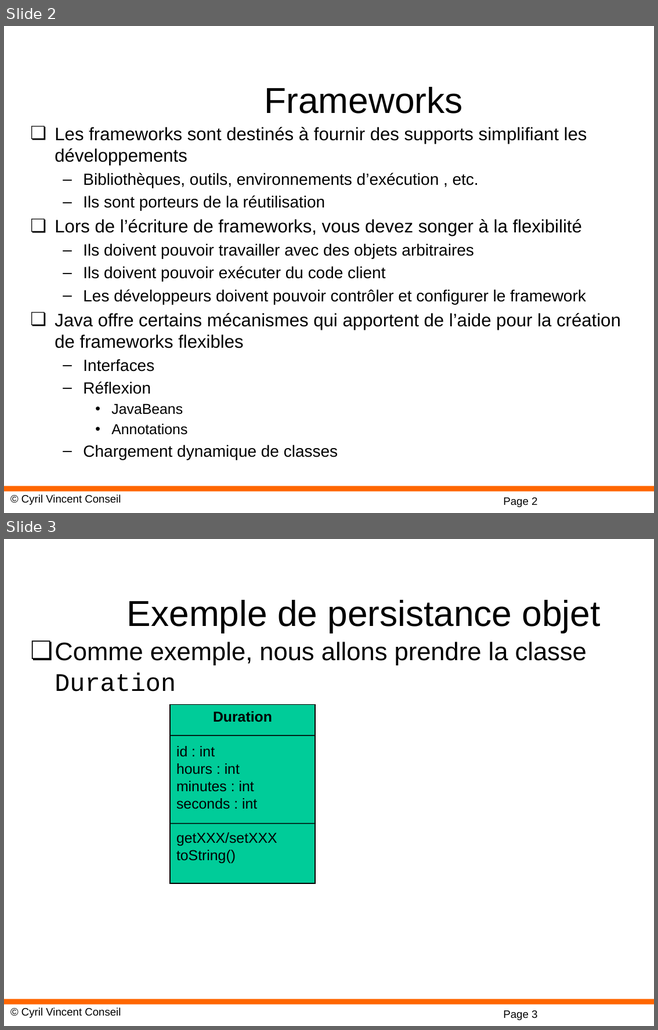
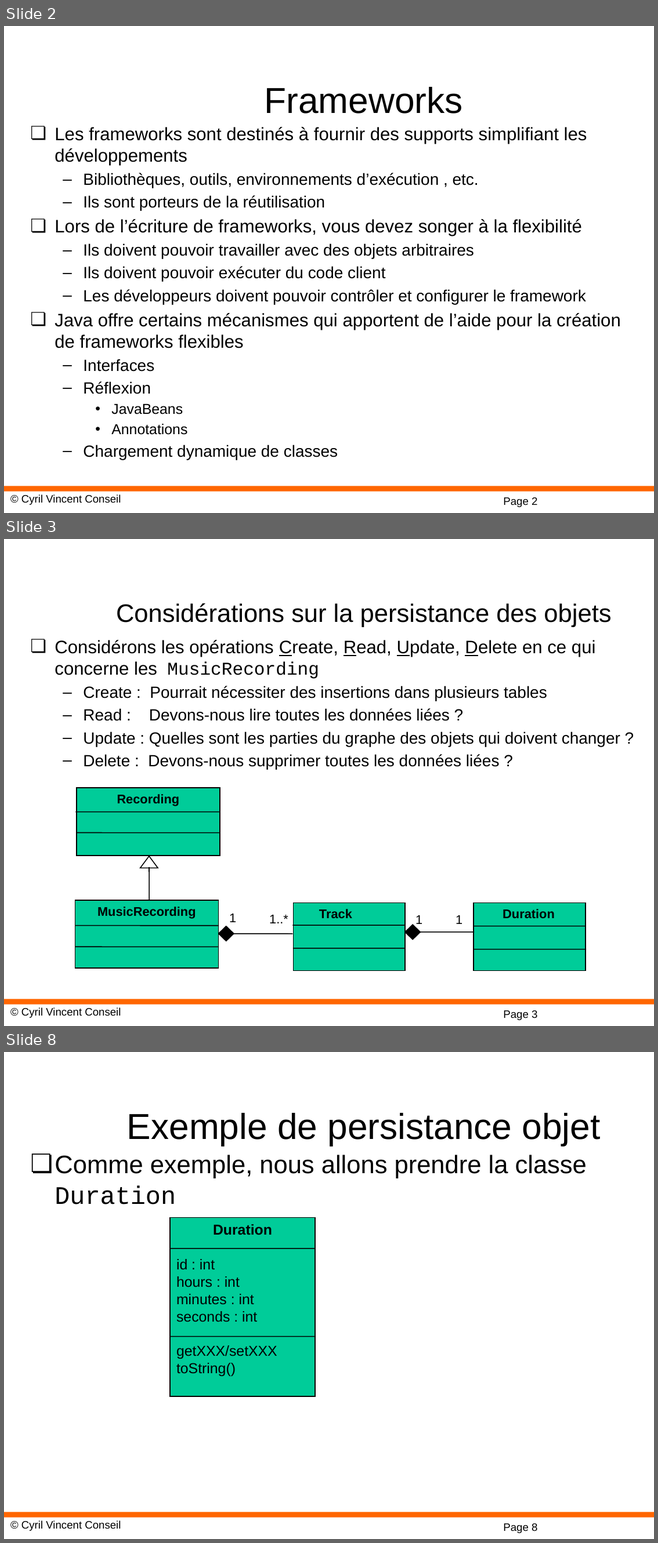
Before and after one commit to cyrilvincent/spring, a slide deck: ppt/Spring-06-SpringJPAH2.pptx. Shown one above the other, each under a label of ours: slides 2 and 3 before the commit, slides 2, 3 and 8 after it; the slides between them are not shown. The pictures are 658x1030 and 658x1543 pixels, drawn with LibreOffice and Linux fonts; fonts in the diff are those of the drawing; background and template pictures are left out. Boxes give left, top, right and bottom in pixels: in the first picture for what was removed or moved away, otherwise in the second. Text is boxed around its words. In the diff, an @@ line names an element or a change of style, - is before the commit and + after.

```diff
--- a/ppt/Spring-06-SpringJPAH2.pptx
+++ b/ppt/Spring-06-SpringJPAH2.pptx
@@ slide 3 added at [4,539,654,1026], background #FFFFFF; not listed: 3 template elements that a slide beside it also shows @@
@@ title added at [116,603,611,627], 28 pt, text #000000 @@
+Considérations sur la persistance des objets
@@ text added at [54,640,620,769], 18 pt, text #000000 @@
+❏ Considérons les opérations Create, Read, Update, Delete en ce qui concerne les MusicRecording
+  – Create : Pourrait nécessiter des insertions dans plusieurs tables
+  – Read : Devons-nous lire toutes les données liées ?
+  – Update : Quelles sont les parties du graphe des objets qui doivent changer ?
+  – Delete : Devons-nous supprimer toutes les données liées ?
@@ rectangle added at [293,903,405,971], fill #00CC99, outline #000000 1 pt, 14 pt, text #000000, bold @@
+Track
@@ rectangle added at [473,903,585,971], fill #00CC99, outline #000000 1 pt, 14 pt, text #000000, bold @@
+Duration
@@ text added at [229,914,236,922], 14 pt, text #000000 @@
+1
@@ text added at [269,915,288,924], 14 pt, text #000000 @@
+1..*
@@ text added at [415,915,422,924], 14 pt, text #000000 @@
+1
@@ text added at [455,915,462,924], 14 pt, text #000000 @@
+1
@@ diamond added at [219,926,233,941], fill #000000, outline #000000 1 pt @@
@@ line added from (233, 934) to (292, 934), #000000 1 pt @@
@@ line added from (292, 925) to (405, 925), #000000 1 pt @@
@@ diamond added at [405,925,420,940], fill #000000, outline #000000 1 pt @@
@@ line added from (419, 932) to (474, 932), #000000 1 pt @@
@@ line added from (473, 926) to (585, 926), #000000 1 pt @@
@@ group added at [75,788,220,968]: 5 lines, 2 rectangles, 1 triangle @@
+Recording
+MusicRecording
@@ line added from (293, 948) to (405, 948), #000000 1 pt @@
@@ line added from (474, 950) to (586, 950), #000000 1 pt @@
@@ what was slide 3 is now slide 8 @@
@@ page number at [503,1524,537,1533]: text changed @@
-Page 3
+Page 8
```
Also in this commit, not shown: 4 other slides added, 10 other files.
